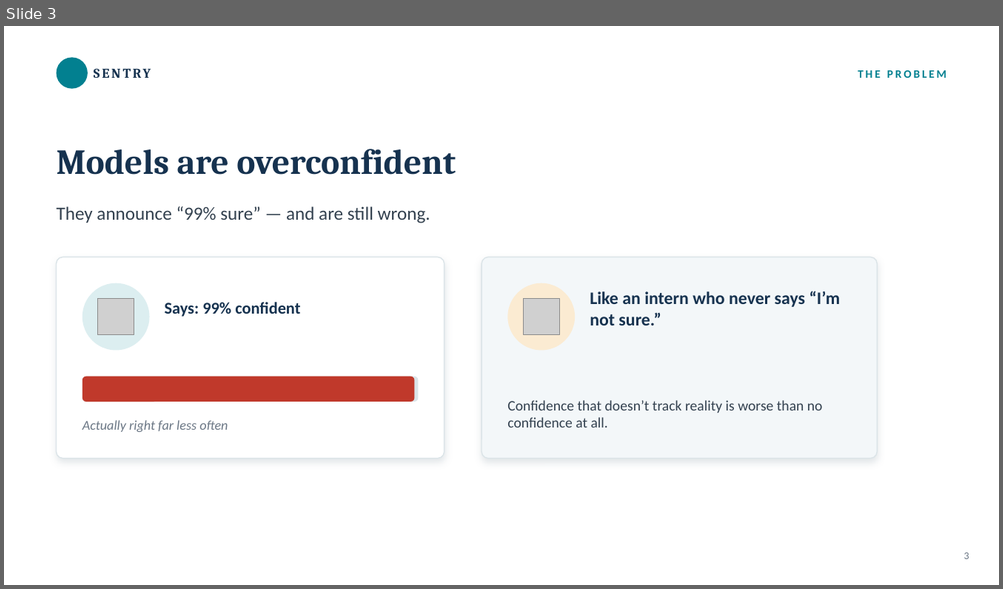
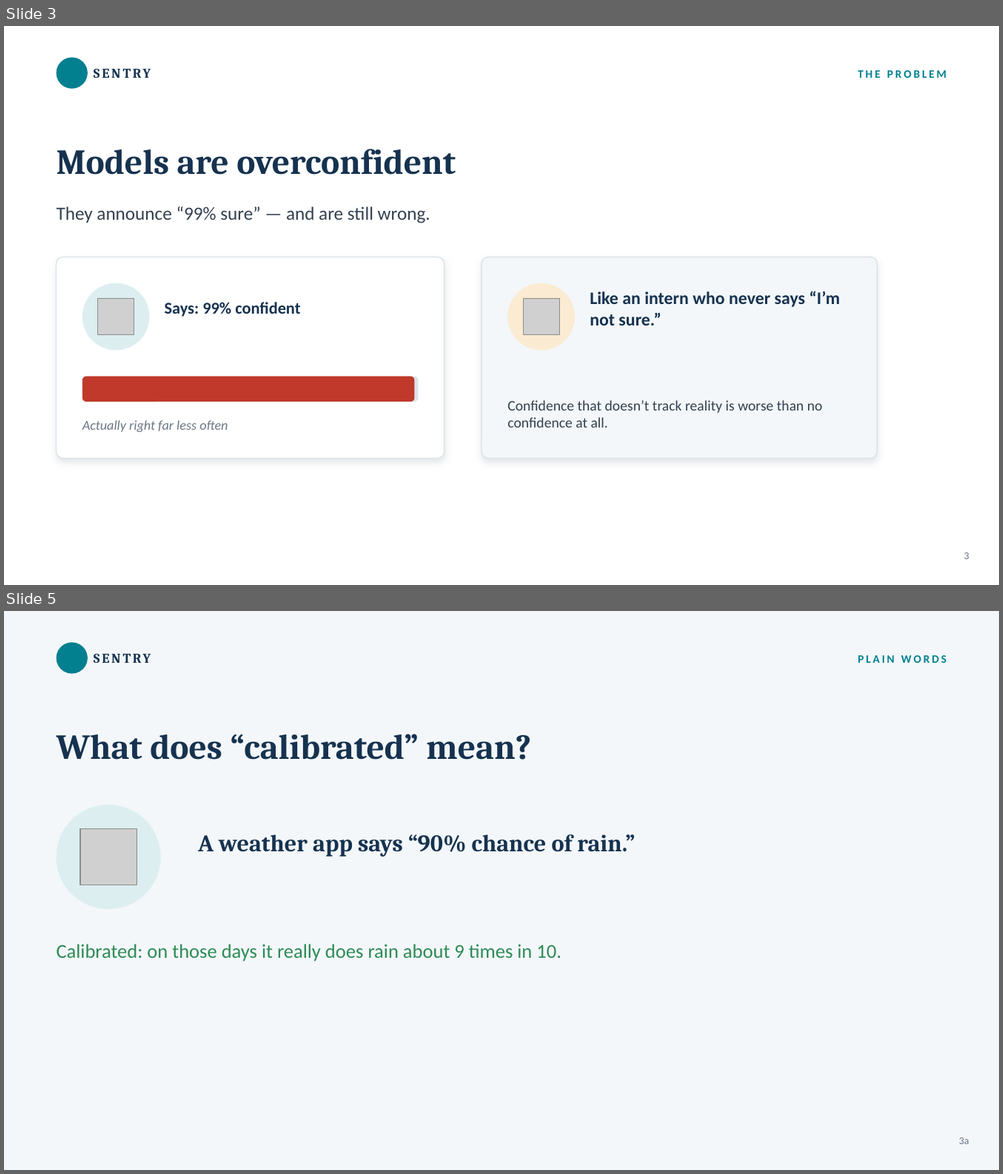
Before and after one commit to jsureka/SENTRY, a slide deck: presentation/SENTRY_results_discussion.pptx. Shown one above the other, each under a label of ours: slide 3 before the commit, slides 3 and 5 after it; the slides between them are not shown. The pictures are 1003x589 and 1003x1174 pixels, drawn with LibreOffice and Linux fonts; fonts in the diff are those of the drawing; grey boxes stand for pictures; background and template pictures are left out. Boxes give left, top, right and bottom in pixels: in the first picture for what was removed or moved away, otherwise in the second. Text is boxed around its words. In the diff, an @@ line names an element or a change of style, - is before the commit and + after.

```diff
--- a/presentation/SENTRY_results_discussion.pptx
+++ b/presentation/SENTRY_results_discussion.pptx
@@ slide 5 added at <box>4,611,999,1170</box>, background #F3F7F9 @@
@@ ellipse added at <box>57,642,88,674</box>, fill #028090 @@
@@ text added at <box>94,642,317,674</box>, 13 pt, text #16324F, bold @@
+SENTRY
@@ text added at <box>857,655,946,663</box>, 11 pt, text #028090, bold @@
+PLAIN WORDS
@@ text added at <box>57,734,531,760</box>, 34 pt, text #16324F, bold @@
+What does “calibrated” mean?
@@ ellipse added at <box>57,805,161,909</box>, fill #DCEEF0 @@
@@ picture added at <box>80,829,136,886</box> @@
@@ text added at <box>198,834,634,857</box>, 23 pt, text #16324F, bold @@
+A weather app says “90% chance of rain.”
@@ text added at <box>57,944,561,962</box>, 19 pt, text #2E8B57 @@
+Calibrated: on those days it really does rain about 9 times in 10.
@@ text added at <box>959,1138,969,1145</box>, 10 pt, text #6B7785 @@
+3a
```
Also in this commit, not shown: 2 slides changed, 9 other slides added, 3 other files.
